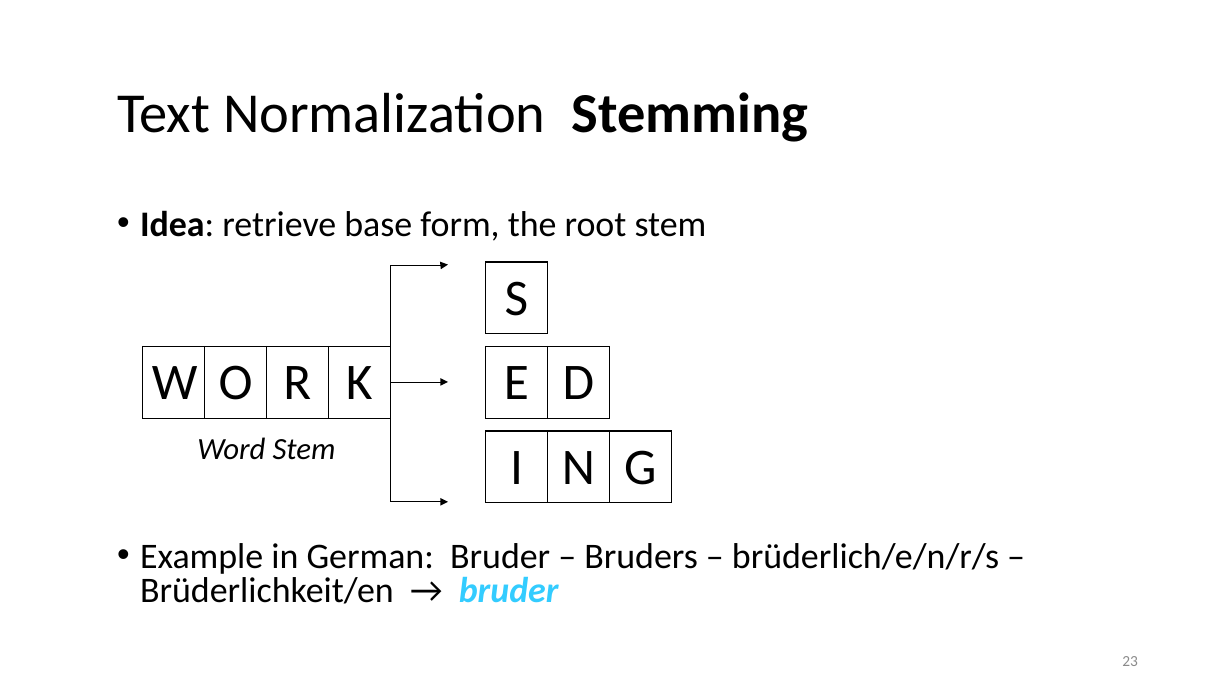
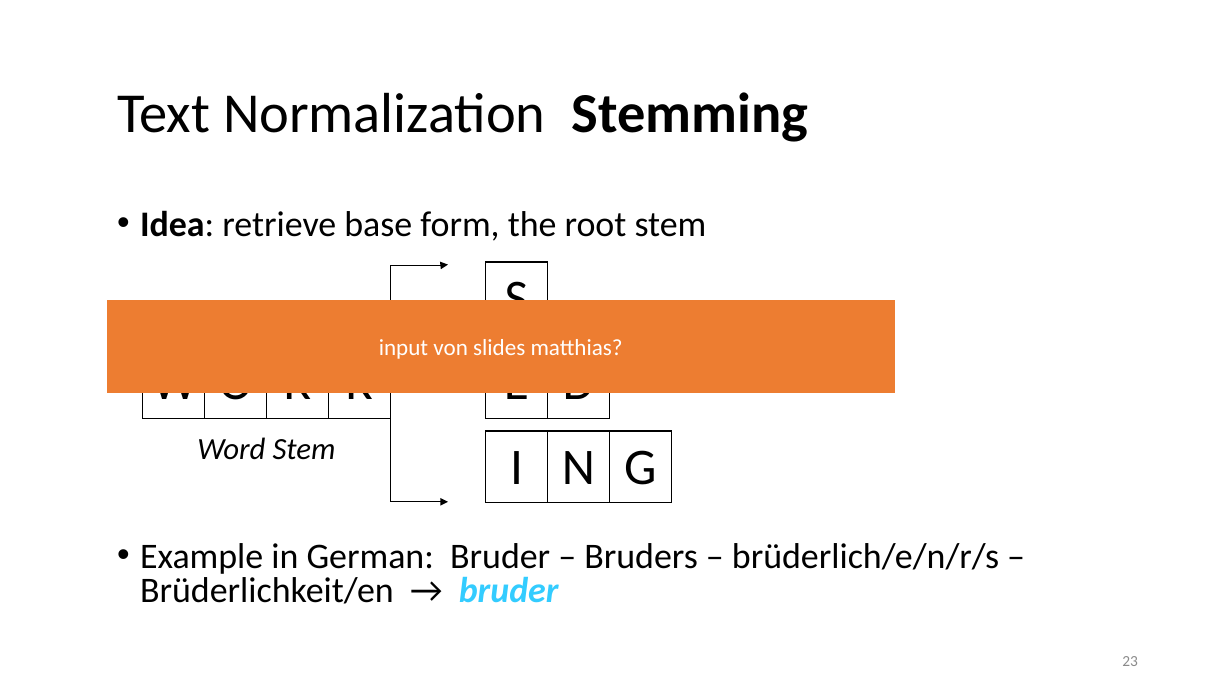
Before and after one commit to lisa-wm/consulting, a slide deck: slide 23 of 5_seminar/Contents_Part_02/slides/Präsentation_Teil2_Lisa.pptx. Drawn at 1232x693 pixels with LibreOffice and Linux fonts; fonts in the diff are those of the drawing. Boxes give left, top, right and bottom in pixels: in the first picture for what was removed or moved away, otherwise in the second. Text is boxed around its words. In the diff, an @@ line names an element or a change of style, - is before the commit and + after.

```diff
--- a/5_seminar/Contents_Part_02/slides/Präsentation_Teil2_Lisa.pptx
+++ b/5_seminar/Contents_Part_02/slides/Präsentation_Teil2_Lisa.pptx
@@ rectangle added at bbox=[108, 300, 895, 393], fill #ED7D31, outline #ED7D31 1 pt, 18 pt, text #FFFFFF @@
+input von slides matthias?
@@ arrow removed from (390, 382) to (448, 382) @@
```
Also in this commit, not shown: 5 other slides changed, 1 slide added, 1 slide removed.
